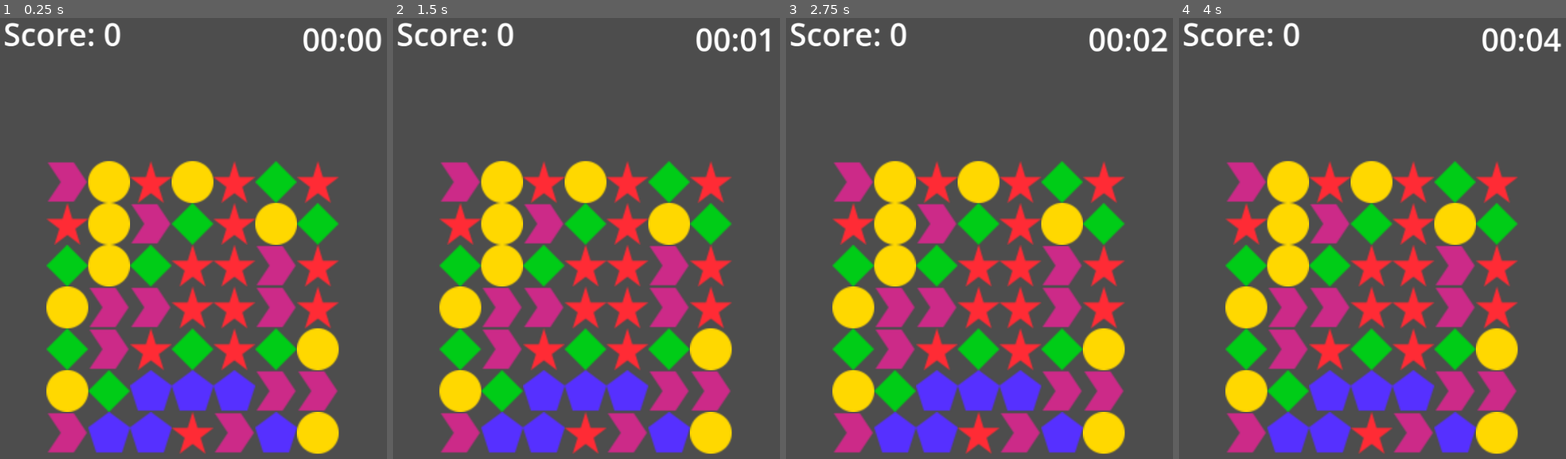
Above: before the commit, frames 1-4 (left to right).
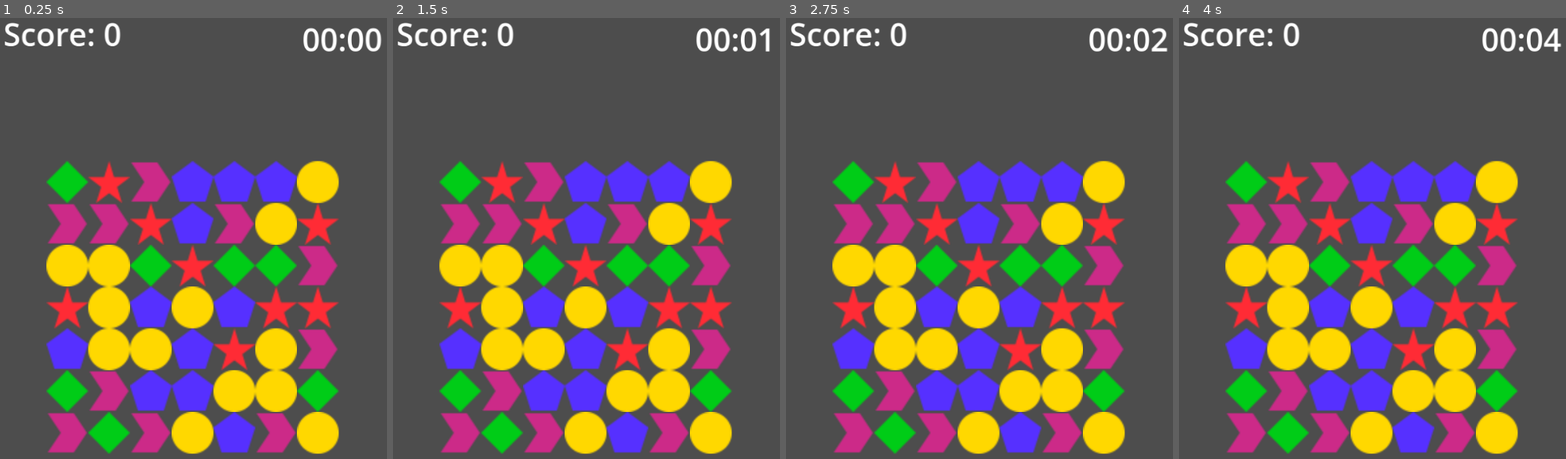
Above: after the commit, the same moments.

Repository: jborza/match3
Game: Godot game, scene res://Level1.tscn
Same seed, same stepped clock (60 frames per second), same inputs: the game is played once before the commit and once after it.
Inputs (mouse positions are in pixels of both pictures, inside the frame that each line leads up to):
- Up to frame 1 (0.25 s): no input
- Up to frame 2 (1.5 s): tap Enter at 0.5 s; move the mouse to (458, 181) at 0.52 s; click (458, 181) at 0.67 s; tap Space at 1.25 s; move the mouse to (458, 225) at 1.27 s; click (458, 225) at 1.42 s
- Up to frame 3 (2.75 s): move the mouse to (851, 264) at 2.02 s; click (851, 264) at 2.17 s
- Up to frame 4 (4 s): tap Enter at 2.75 s; move the mouse to (1244, 309) at 2.77 s; click (1244, 309) at 2.92 s; tap Space at 3.5 s; move the mouse to (1244, 348) at 3.52 s; click (1244, 348) at 3.67 s

The runs differ from the first frame. In frame 1, 31% of the frame differs, in the area x 11-88%, y 32-99%; in frame 2, 31%; in frame 3, 31%; in frame 4, 31%.

Commit message:
moved tile texture loading to GameManager

Diff:
--- a/Game.gd
+++ b/Game.gd
@@ -6,11 +6,6 @@
 @export var score_label : Label
 @export var time_label : Label
 
-@export var images : Array[CompressedTexture2D]
-
-enum TileType {blue,green,purple,red,yellow}
-
-var boo : int
 
 func add_score(addition):
 	score += addition
@@ -25,21 +20,20 @@
 
 # Called when the node enters the scene tree for the first time.
 func _ready():
-	load_sprite_textures()
-	if(GameManager.loaded):
-		return
 	# generate tiles
 	# https://docs.godotengine.org/en/stable/tutorials/scripting/nodes_and_scene_instances.html
 	var tile_scene = load("res://Tile.tscn")
 	for x in range(-100,100,32):
 		for y in range(-100,100,32):
 			print("Making tile at ",x,",",y)
-			var tile = tile_scene.instantiate()
-			tile.type = randi() % TileType.size()
-			tile.position.x = x
-			tile.position.y = y
-			add_child(tile)
-	GameManager.loaded = true
+			create_tile(tile_scene,x,y)
+
+func create_tile(tile_scene, x, y):
+	var tile = tile_scene.instantiate()
+	tile.type = randi() % GameManager.TileType.size()
+	tile.position.x = x
+	tile.position.y = y
+	add_child(tile)
 
 # Called every frame. 'delta' is the elapsed time since the previous frame.
 func _process(delta):
@@ -47,19 +41,3 @@
 
 func _on_timer_timeout():
 	timer_tick()
-
-func get_image(name):
-	return images[name]
-
-func load_sprite_texture(index):
-	var name = TileType.keys()[index]
-	var image_path = str("res://Sprites/tile_", name, ".png")
-	var imported_resource = load(image_path)
-	images.append(imported_resource)
-
-func load_sprite_textures():
-	load_sprite_texture(TileType.blue)
-	load_sprite_texture(TileType.green)
-	load_sprite_texture(TileType.purple)
-	load_sprite_texture(TileType.red)
-	load_sprite_texture(TileType.yellow)
--- a/GameManager.gd
+++ b/GameManager.gd
@@ -1,3 +1,24 @@
 extends Node
 
-@export var loaded : int
+@export var images : Array[CompressedTexture2D]
+
+enum TileType {blue,green,purple,red,yellow}
+
+func _ready():
+	load_sprite_textures()
+
+func get_image(name):
+	return images[name]
+
+func load_sprite_texture(index):
+	var name = TileType.keys()[index]
+	var image_path = str("res://Sprites/tile_", name, ".png")
+	var imported_resource = load(image_path)
+	images.append(imported_resource)
+
+func load_sprite_textures():
+	load_sprite_texture(TileType.blue)
+	load_sprite_texture(TileType.green)
+	load_sprite_texture(TileType.purple)
+	load_sprite_texture(TileType.red)
+	load_sprite_texture(TileType.yellow)
--- a/Tile.gd
+++ b/Tile.gd
@@ -1,6 +1,6 @@
 extends Node2D
 
-@export var type : TileType
+@export var type : GameManager.TileType
 
 var pressed : bool = false
 var original_mouse_position
@@ -9,11 +9,8 @@
 var size_x : int
 var size_y : int
 
-enum TileType {blue,green,purple,red,yellow}
-
 func _ready():
-	var game = get_node("/root/Game")
-	$Sprite.texture = game.get_image(type)
+	$Sprite.texture = GameManager.get_image(type)
 	size_x = $Sprite.texture.get_width()
 	size_y = $Sprite.texture.get_height()
 
--- a/project.godot
+++ b/project.godot
@@ -18,7 +18,6 @@
 [autoload]
 
 GameManager="*res://GameManager.gd"
-Game="*res://Game.gd"
 
 [display]
 
